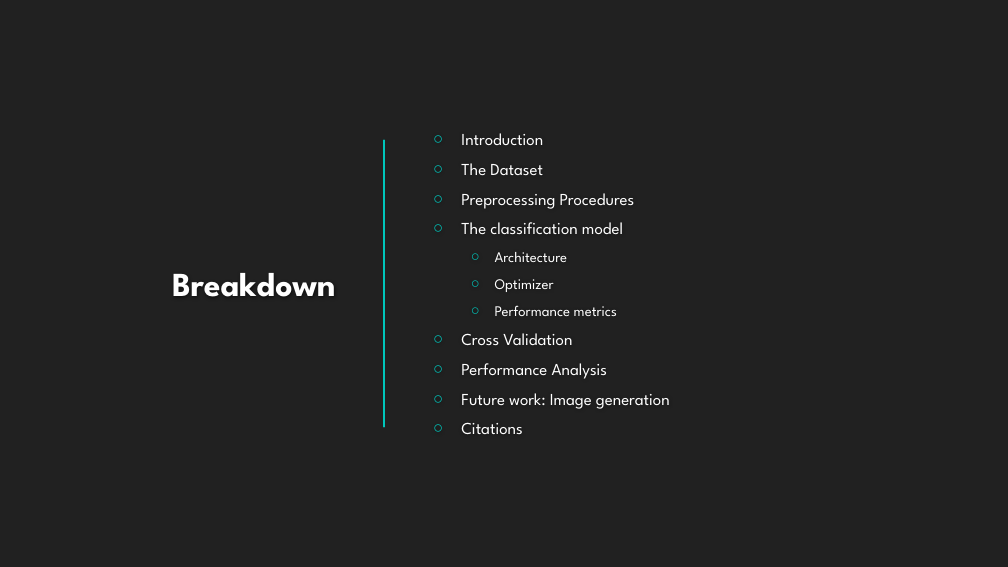
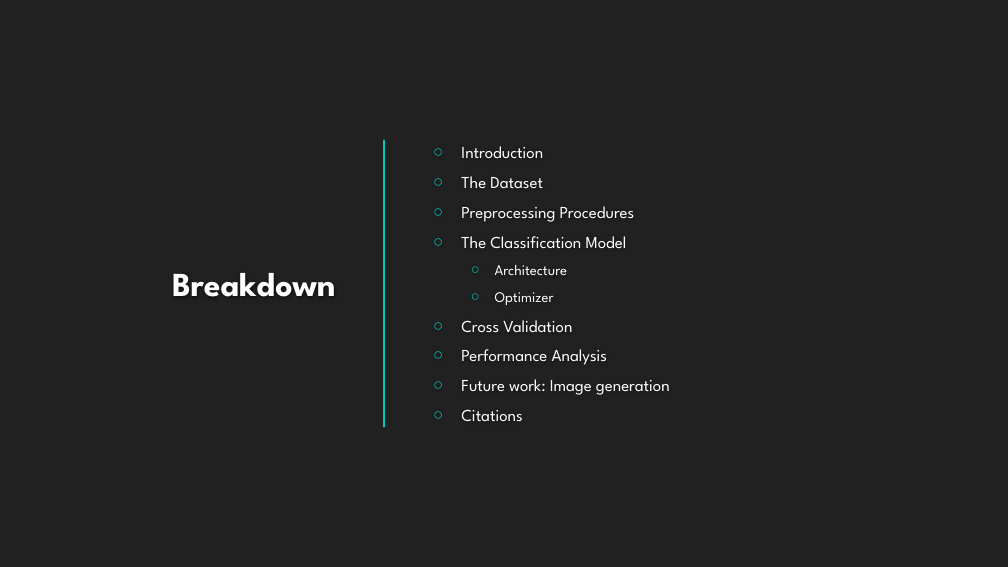
Before and after one commit to landonbuell/Buell-Masters-Project, a slide deck: slide 2 of milestones/BUELL_ENGR6970_Milestone04.pptx. Drawn at 1008x567 pixels with LibreOffice and Linux fonts; fonts in the diff are those of the drawing; background and template pictures are left out. Boxes give left, top, right and bottom in pixels: in the first picture for what was removed or moved away, otherwise in the second. Text is boxed around its words. In the diff, an @@ line names an element or a change of style, - is before the commit and + after.

```diff
--- a/milestones/BUELL_ENGR6970_Milestone04.pptx
+++ b/milestones/BUELL_ENGR6970_Milestone04.pptx
@@ text at (461, 236, 627, 248): text changed @@
-○ The classification model
+○ The Classification Model
@@ text at (495, 305, 617, 316): paragraph removed @@
-  ○ Performance metrics
```
Also in this commit, not shown: 2 other slides changed, 6 slides added.
